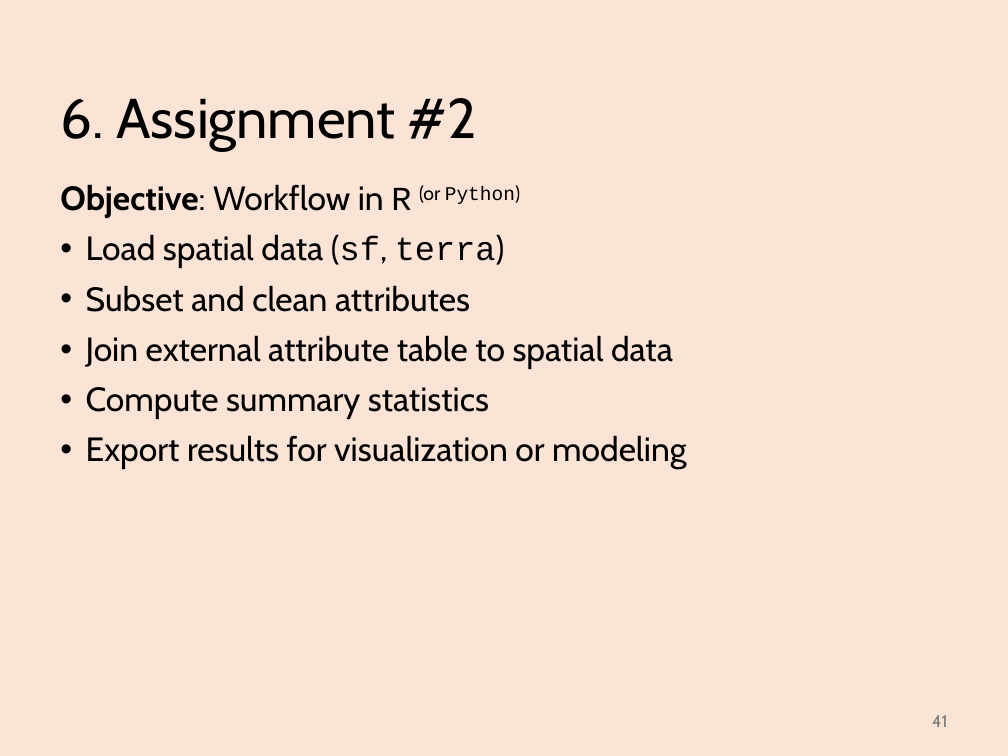
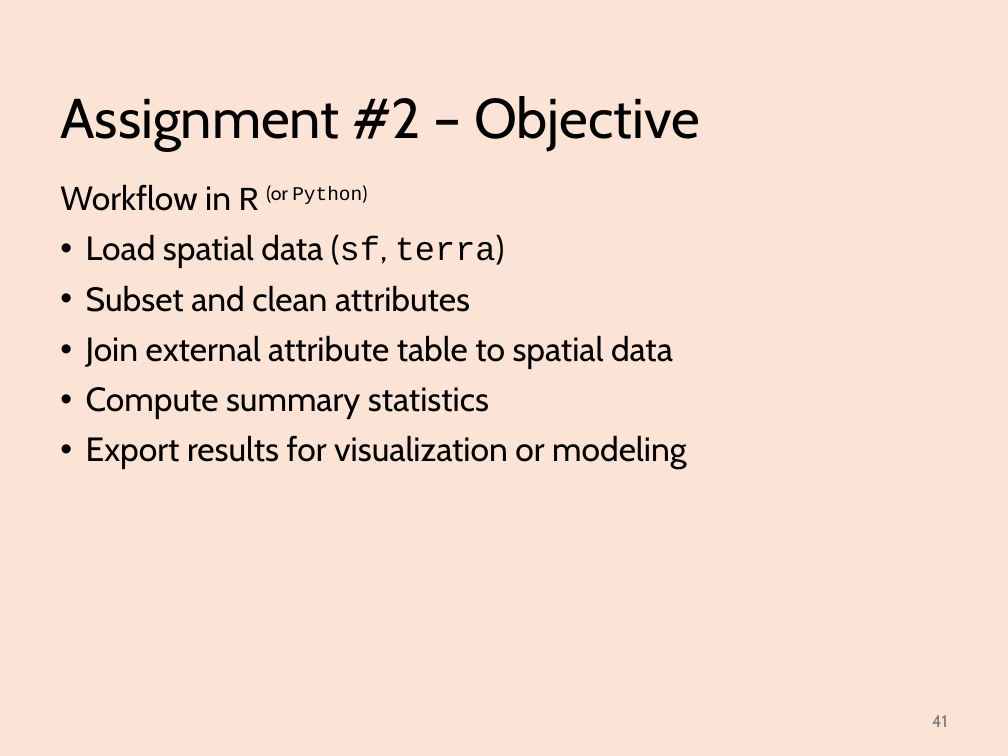
Before and after one commit to abuabara/abuabara.github.io, a slide deck: slide 41 of DAEN489S26/week2.pptx. Drawn at 1008x756 pixels with LibreOffice and Linux fonts; fonts in the diff are those of the drawing. Boxes give left, top, right and bottom in pixels: in the first picture for what was removed or moved away, otherwise in the second. Text is boxed around its words. In the diff, an @@ line names an element or a change of style, - is before the commit and + after.

```diff
--- a/DAEN489S26/week2.pptx
+++ b/DAEN489S26/week2.pptx
@@ title at bbox=[60, 96, 700, 151]: text changed @@
-6. Assignment #2
+Assignment #2 – Objective
@@ text at bbox=[60, 184, 367, 211]: text changed @@
-Objective: Workflow in R (or Python)
+Workflow in R (or Python)
```
Also in this commit, not shown: 11 other slides changed, 2 other files.
